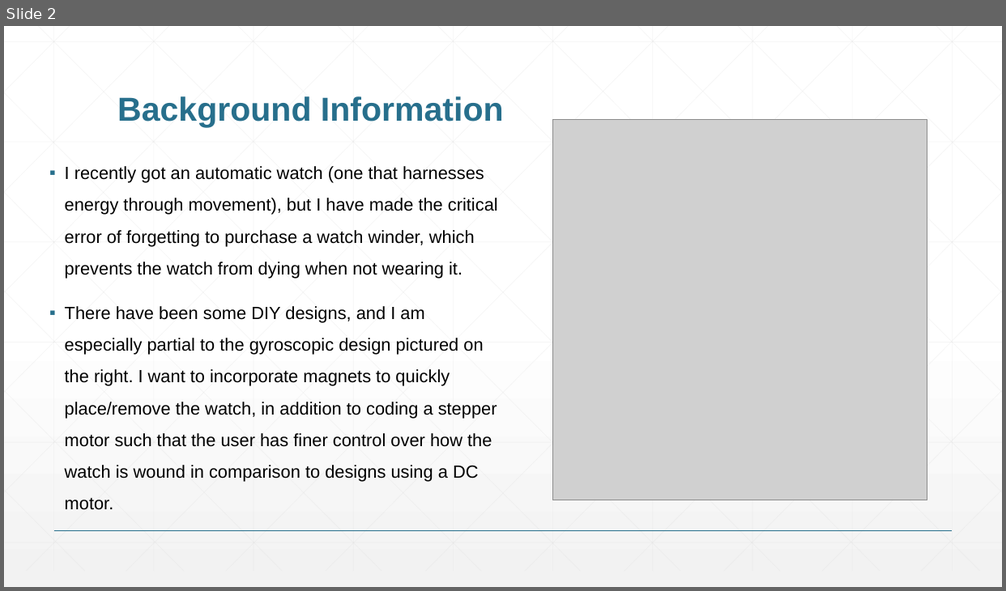
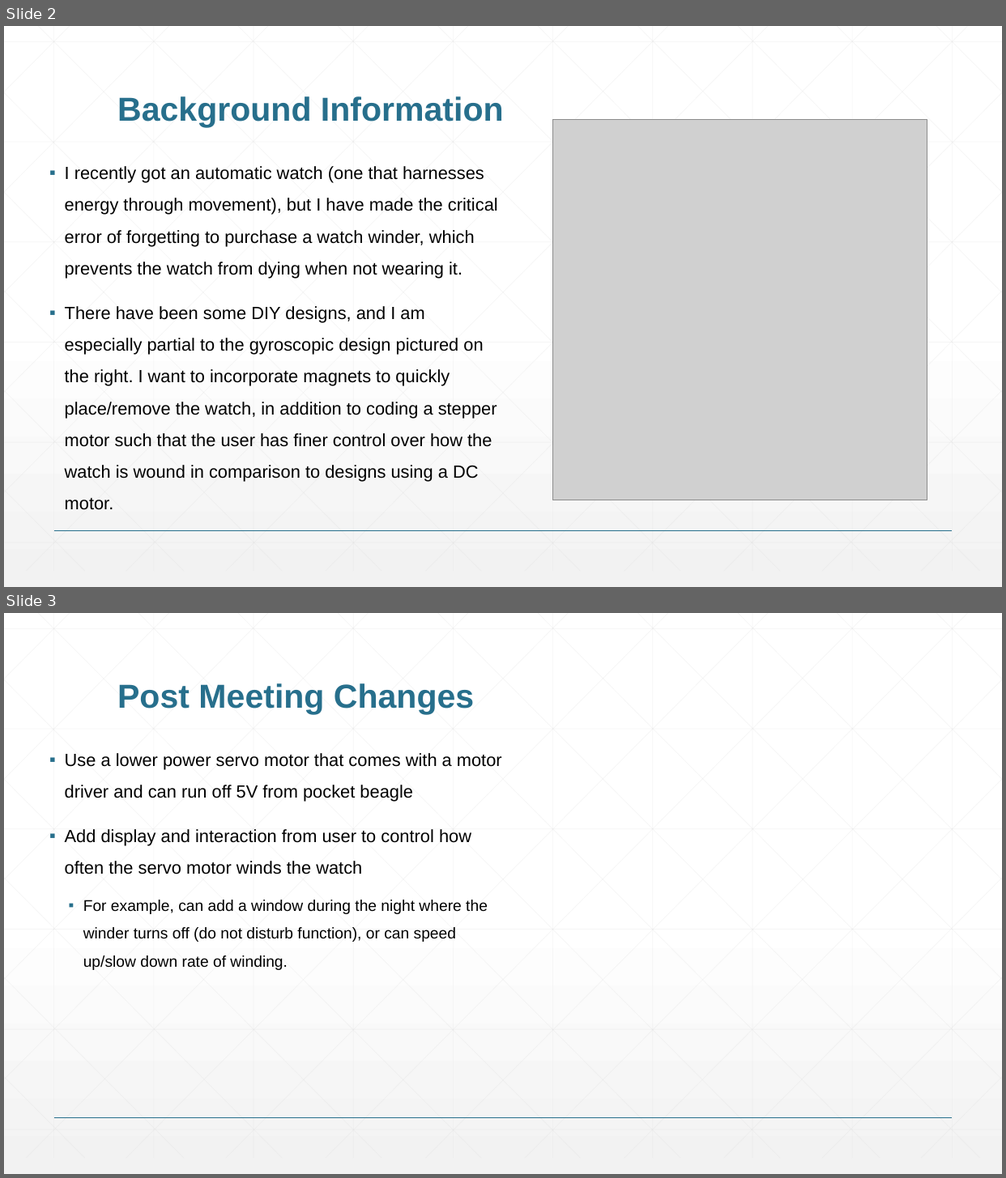
Before and after one commit to ibmuz33/ENGI301, a slide deck: project_01/docs/Muzammil_ENGI301_project_01_proposal.pptx. Shown one above the other, each under a label of ours: slide 2 before the commit, slides 2 and 3 after it. The pictures are 1006x591 and 1006x1178 pixels, drawn with LibreOffice and Linux fonts; fonts in the diff are those of the drawing; grey boxes stand for pictures. Boxes give left, top, right and bottom in pixels: in the first picture for what was removed or moved away, otherwise in the second. Text is boxed around its words. In the diff, an @@ line names an element or a change of style, - is before the commit and + after.

```diff
--- a/project_01/docs/Muzammil_ENGI301_project_01_proposal.pptx
+++ b/project_01/docs/Muzammil_ENGI301_project_01_proposal.pptx
@@ slide 3 added at <box>4,613,1002,1174</box>, background gradient #FFFFFF to #F2F2F2; not listed: 47 template elements that a slide beside it also shows @@
@@ title added at <box>117,683,474,714</box>, 32 pt, text #276F8B, bold @@
+Post Meeting Changes
@@ text added at <box>65,753,502,970</box>, 17 pt, text #000000 @@
+  ▪ Use a lower power servo motor that comes with a motor driver and can run off 5V from pocket beagle
+  ▪ Add display and interaction from user to control how often the servo motor winds the watch
+    ▪ For example, can add a window during the night where the winder turns off (do not disturb function), or can speed up/slow down rate of winding.
```
Also in this commit, not shown: 3 slides changed.
